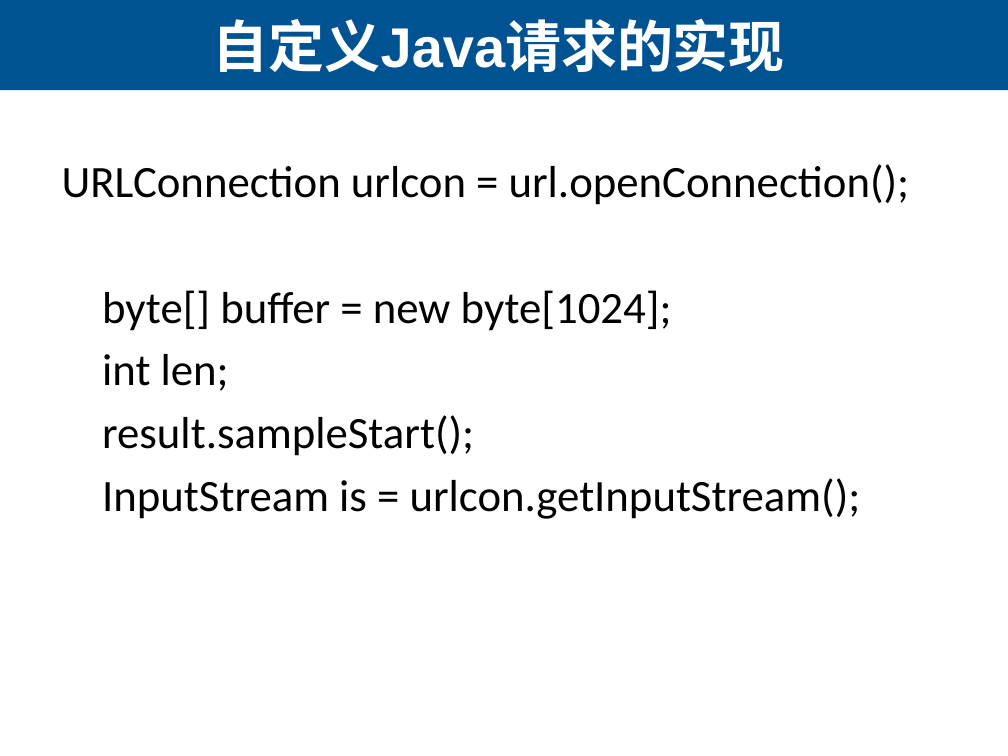
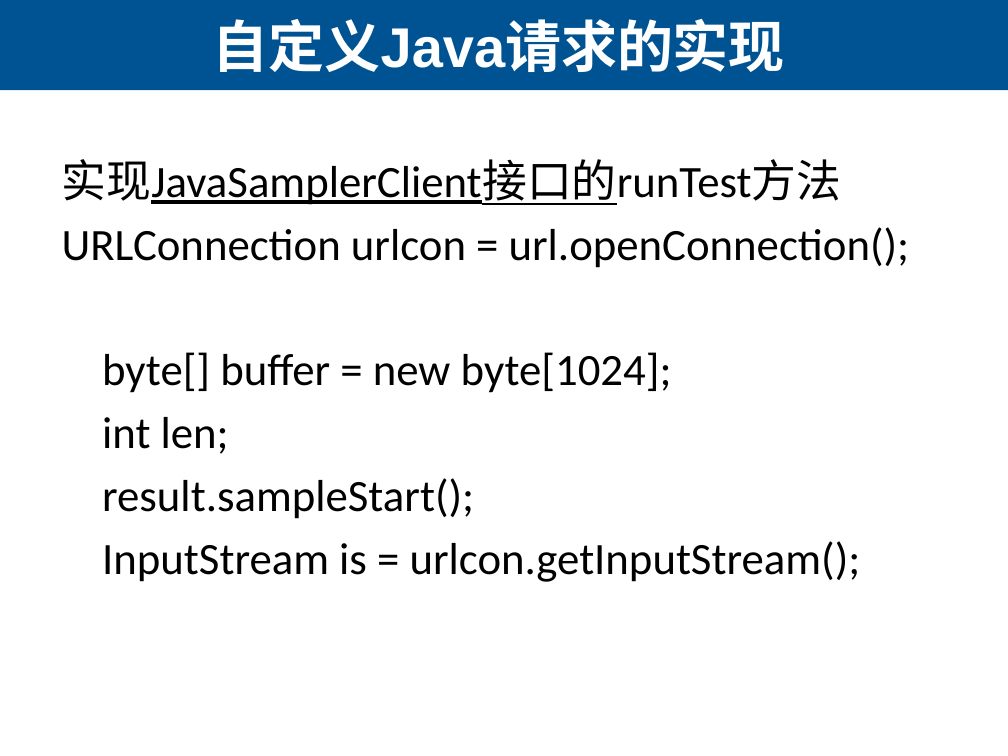
Before and after one commit to lihuanzhen/load-testing, a slide deck: slide 11 of 29 JMeter扩展开发.pptx. Drawn at 1008x756 pixels with LibreOffice and Linux fonts; fonts in the diff are those of the drawing. Boxes give left, top, right and bottom in pixels: in the first picture for what was removed or moved away, otherwise in the second. Text is boxed around its words. In the diff, an @@ line names an element or a change of style, - is before the commit and + after.

Commit message:
自定义java请求

```diff
--- a/29 JMeter扩展开发.pptx
+++ b/29 JMeter扩展开发.pptx
@@ text at bbox=[62, 159, 842, 205]: paragraph added @@
+实现JavaSamplerClient接口的runTest方法
```
Also in this commit, not shown: 1 other slide changed, 1 other file.
